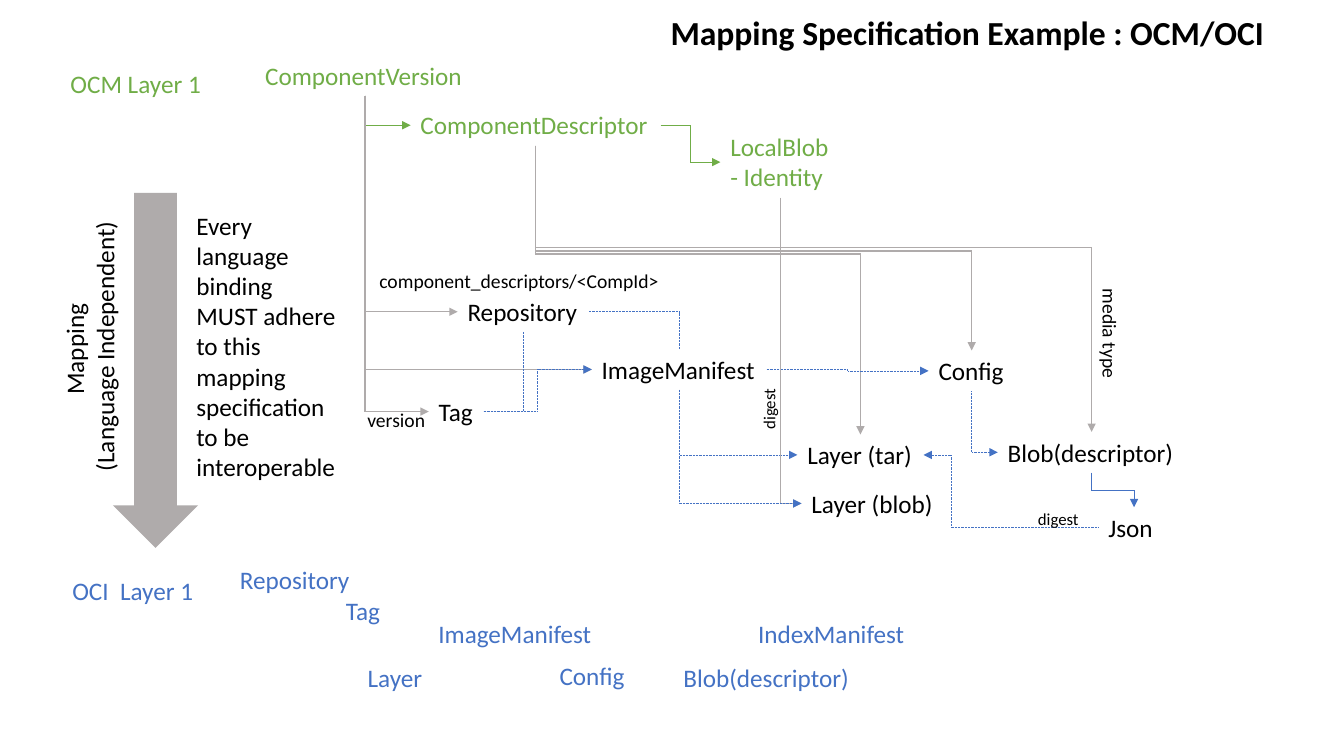
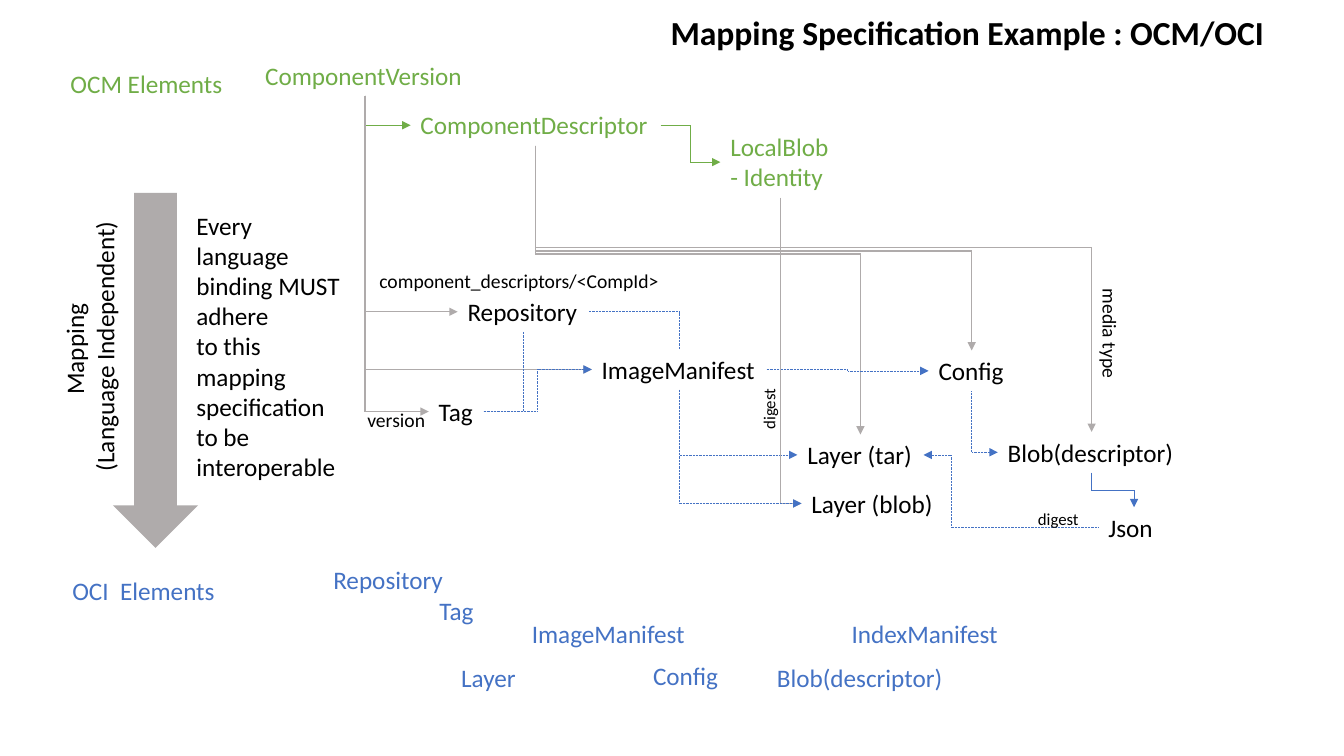
Before and after one commit to open-component-model/ocm, a slide deck: slide 5 of docs/ocm/modelmapping/oci/OCM-Implementation-Model.pptx. Drawn at 1344x756 pixels with LibreOffice and Linux fonts; fonts in the diff are those of the drawing. Boxes give left, top, right and bottom in pixels: in the first picture for what was removed or moved away, otherwise in the second. Text is boxed around its words. In the diff, an @@ line names an element or a change of style, - is before the commit and + after.

Commit message:
add picture for specification structure

```diff
--- a/docs/ocm/modelmapping/oci/OCM-Implementation-Model.pptx
+++ b/docs/ocm/modelmapping/oci/OCM-Implementation-Model.pptx
@@ text at bbox=[70, 75, 223, 93]: text changed @@
-OCM Layer 1
+OCM Elements
@@ text "Every language binding MUST adhere" rewrapped from bbox=[196, 218, 335, 480] to bbox=[196, 218, 339, 480] @@
@@ 7 texts: place and size @@
-7 texts at bbox=[240, 571, 904, 691]
+7 texts at bbox=[333, 571, 998, 691]
@@ text at bbox=[72, 582, 214, 600]: text changed @@
-OCI Layer 1
+OCI Elements
```
Also in this commit, not shown: 1 other slide changed, 8 other files.
